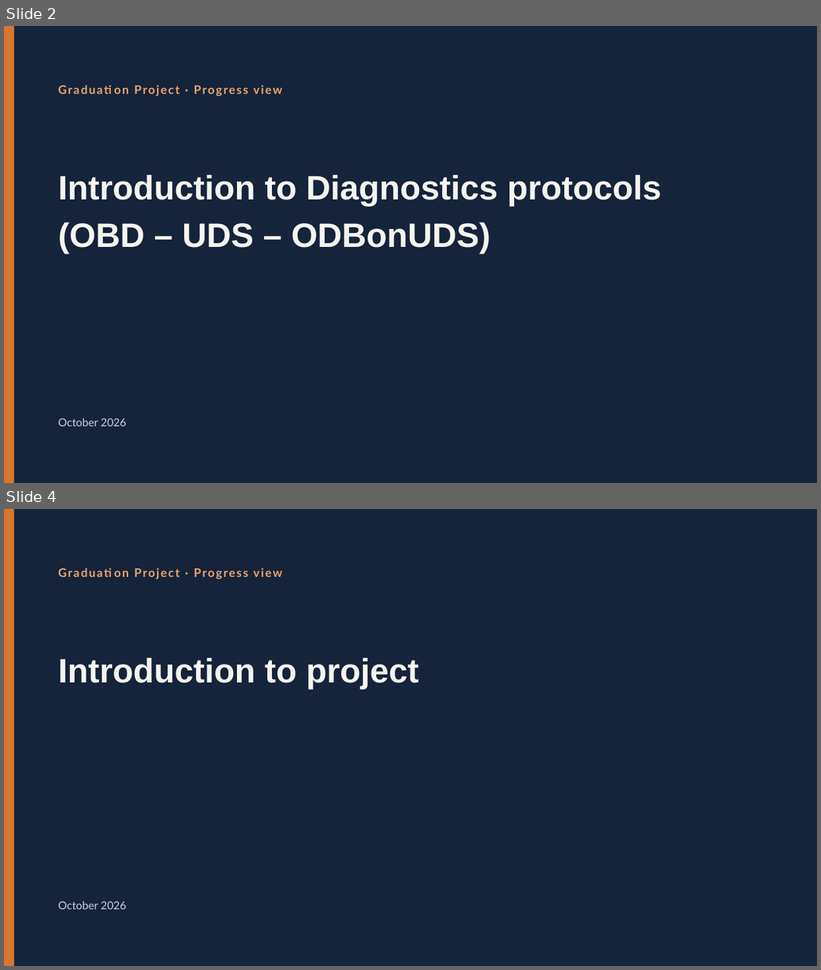
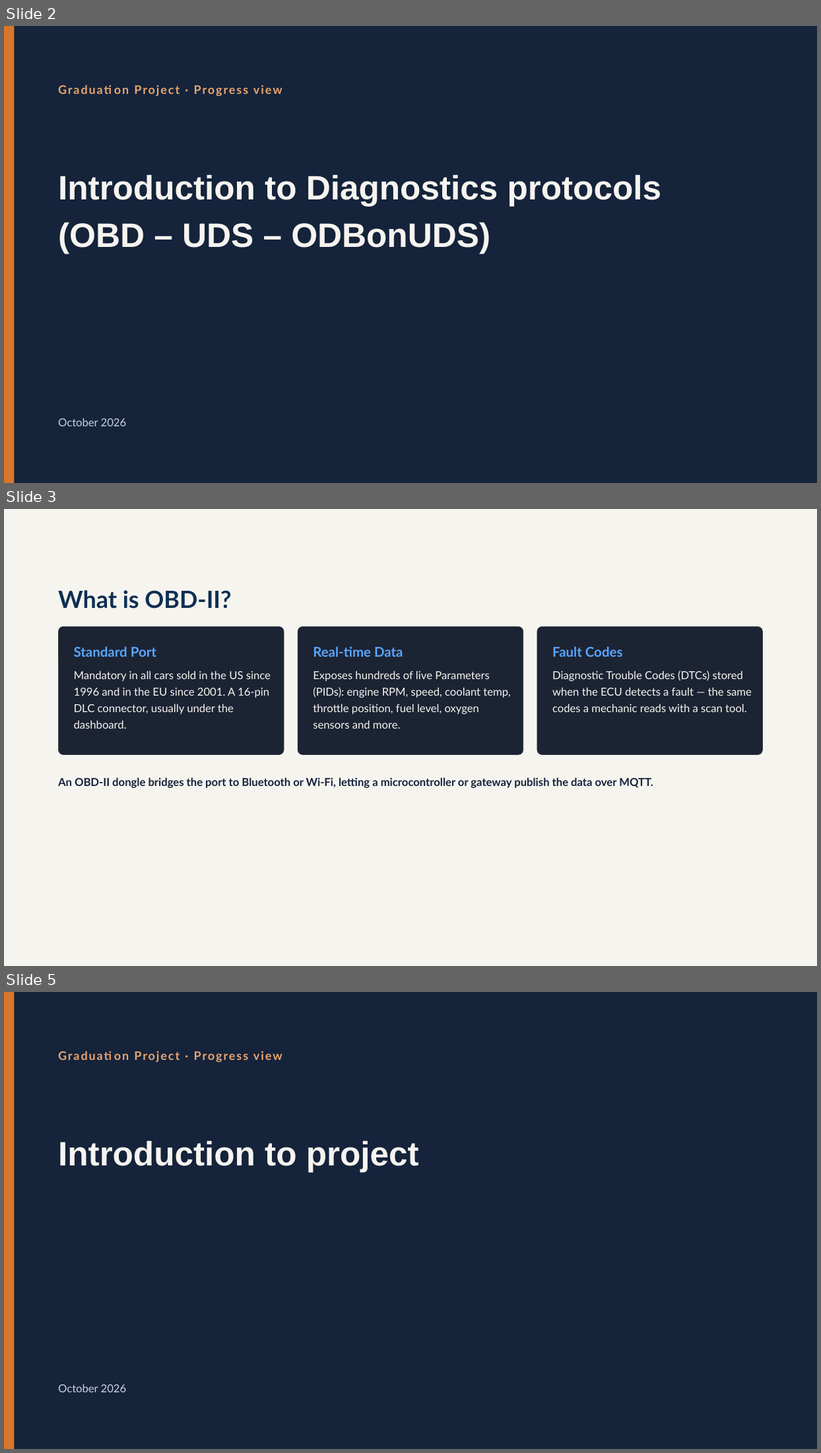
Before and after one commit to Osama-Gamil/Driver-Behaviour-PR, a slide deck: presentation/Driver_Safety_Project_organized.pptx. Shown one above the other, each under a label of ours: slides 2 and 4 before the commit, slides 2, 3 and 5 after it; the slides between them are not shown. The pictures are 821x970 and 821x1453 pixels, drawn with LibreOffice and Linux fonts; fonts in the diff are those of the drawing. Boxes give left, top, right and bottom in pixels: in the first picture for what was removed or moved away, otherwise in the second. Text is boxed around its words. In the diff, an @@ line names an element or a change of style, - is before the commit and + after.

```diff
--- a/presentation/Driver_Safety_Project_organized.pptx
+++ b/presentation/Driver_Safety_Project_organized.pptx
@@ slide 3 added at [4, 509, 817, 966], background #F6F4EF @@
@@ title added at [58, 590, 231, 609], 28 pt, text #102F51, bold @@
+What is OBD-II?
@@ rounded rectangle added at [58, 626, 284, 755], fill #1C2333, outline #30363D 0.5 pt @@
@@ rounded rectangle added at [298, 626, 523, 755], fill #1C2333, outline #30363D 0.5 pt @@
@@ rounded rectangle added at [537, 626, 763, 755], fill #1C2333, outline #30363D 0.5 pt @@
@@ text added at [74, 646, 156, 657], 16 pt, text #58A6FF, bold @@
+Standard Port
@@ text added at [313, 646, 403, 657], 16 pt, text #58A6FF, bold @@
+Real-time Data
@@ text added at [552, 646, 623, 657], 16 pt, text #58A6FF, bold @@
+Fault Codes
@@ text added at [74, 671, 271, 729], 13 pt, text #F6F4EF @@
+Mandatory in all cars sold in the US since 1996 and in the EU since 2001. A 16-pin DLC connector, usually under the dashboard.
@@ text added at [313, 671, 511, 729], 13 pt, text #F6F4EF @@
+Exposes hundreds of live Parameters (PIDs): engine RPM, speed, coolant temp, throttle position, fuel level, oxygen sensors and more.
@@ text added at [552, 671, 752, 712], 13 pt, text #F6F4EF @@
+Diagnostic Trouble Codes (DTCs) stored when the ECU detects a fault — the same codes a mechanic reads with a scan tool.
@@ text added at [58, 778, 653, 788], 13 pt, text #15233B, bold @@
+An OBD-II dongle bridges the port to Bluetooth or Wi-Fi, letting a microcontroller or gateway publish the data over MQTT.
@@ what was slide 4 is now slide 5 @@
```
Also in this commit, not shown: 6 slides changed, 3 other slides added, 2 slides removed.
